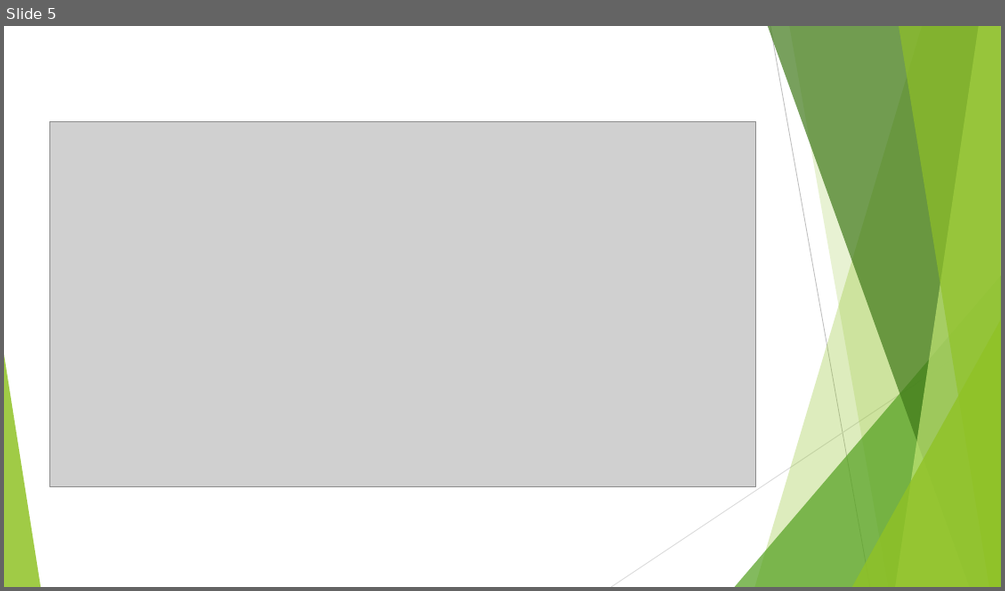
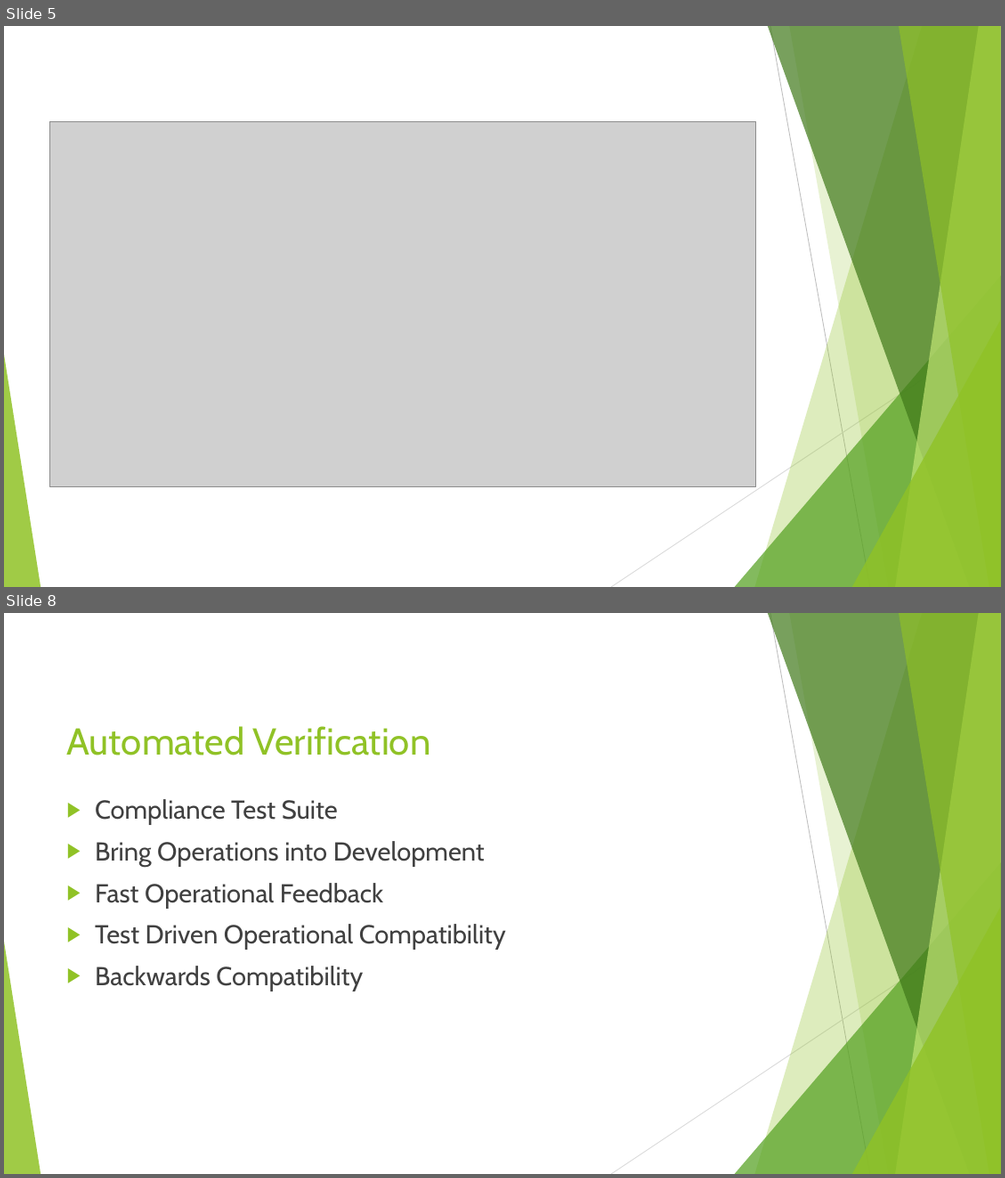
Before and after one commit to BMTechno/Advanced-Software-Engineering-LAB, a slide deck: ase ppt JOURNAL12.pptx. Shown one above the other, each under a label of ours: slide 5 before the commit, slides 5 and 8 after it; the slides between them are not shown. The pictures are 1005x591 and 1005x1178 pixels, drawn with LibreOffice and Linux fonts; fonts in the diff are those of the drawing; grey boxes stand for pictures. Boxes give left, top, right and bottom in pixels: in the first picture for what was removed or moved away, otherwise in the second. Text is boxed around its words. In the diff, an @@ line names an element or a change of style, - is before the commit and + after.

```diff
--- a/ase ppt JOURNAL12.pptx
+++ b/ase ppt JOURNAL12.pptx
@@ slide 8 added at (x1=4, y1=613, x2=1001, y2=1174), background #FFFFFF; not listed: 10 template elements that a slide beside it also shows @@
@@ title added at (x1=67, y1=726, x2=431, y2=755), 36 pt, text #90C226 @@
+Automated Verification
@@ text added at (x1=95, y1=799, x2=506, y2=990), 25 pt, text #404040 @@
+▶ Compliance Test Suite
+▶ Bring Operations into Development
+▶ Fast Operational Feedback
+▶ Test Driven Operational Compatibility
+▶ Backwards Compatibility
```
Also in this commit, not shown: 4 slides changed, 11 other slides added, 1 slide removed.
